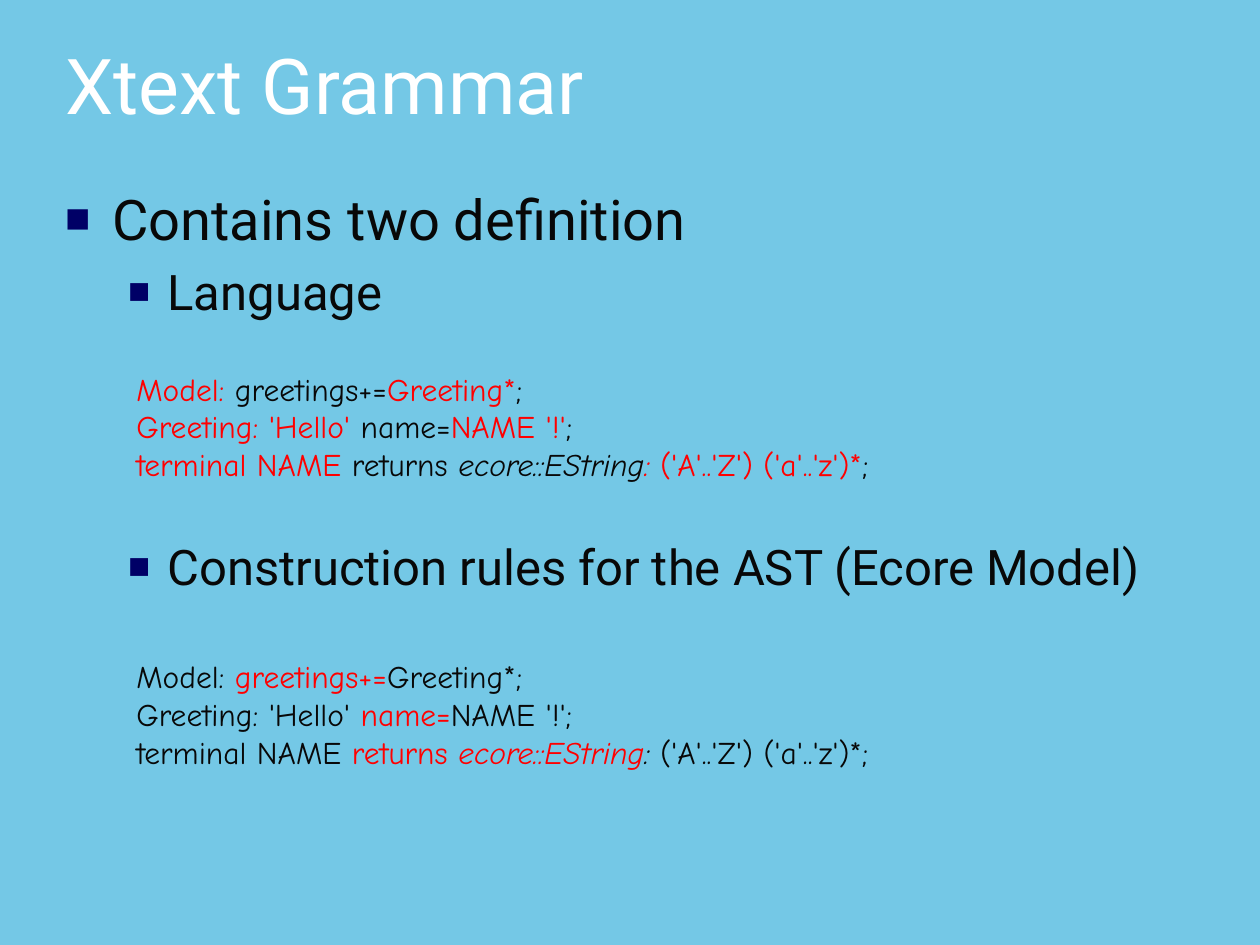
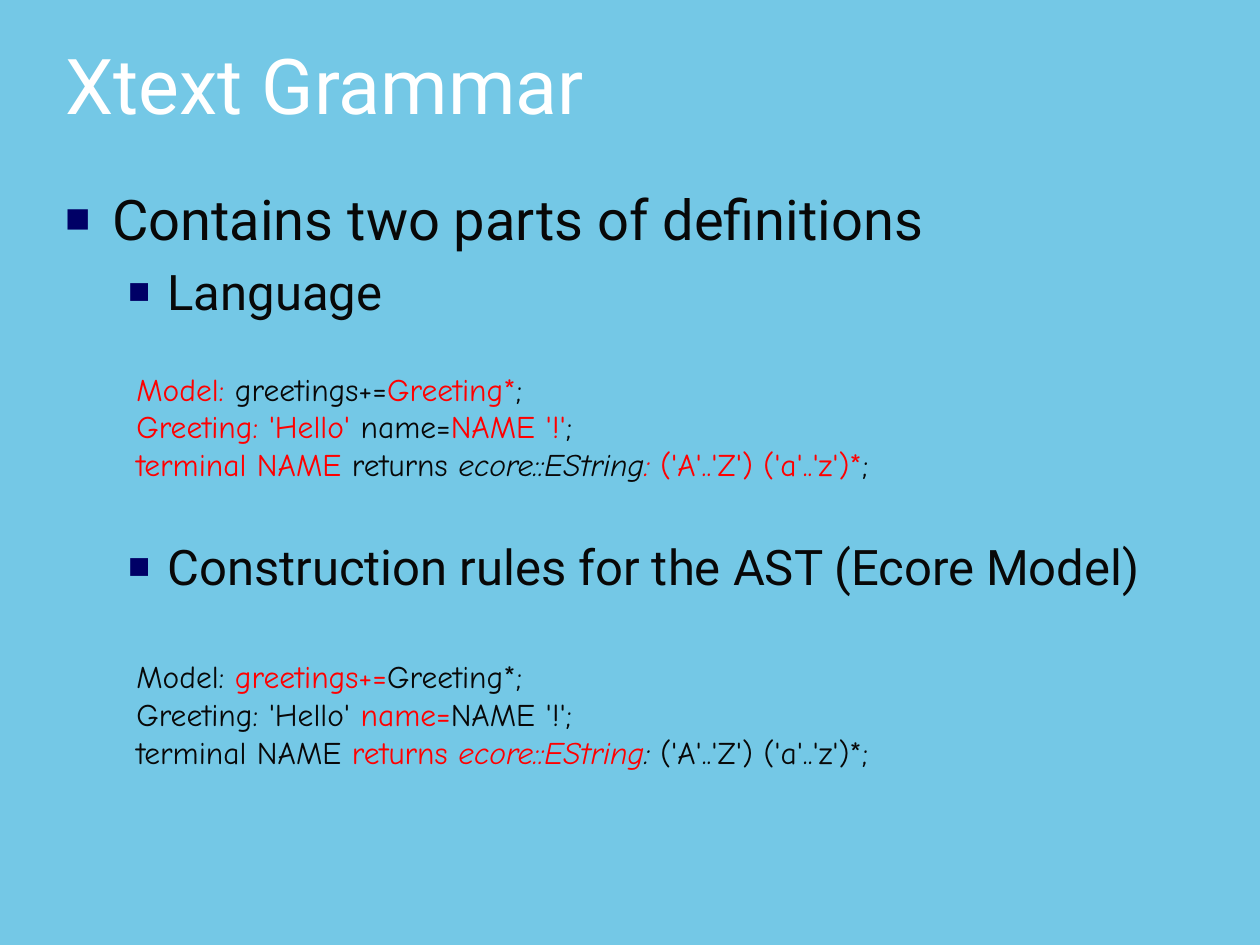
Before and after one commit to thomasfischl/xtext-workshop, a slide deck: slide 15 of xText Workshop.pptx (slide 13 before the commit). Drawn at 1260x945 pixels with LibreOffice and Linux fonts; fonts in the diff are those of the drawing; background and template pictures are left out. Boxes give left, top, right and bottom in pixels: in the first picture for what was removed or moved away, otherwise in the second. Text is boxed around its words. In the diff, an @@ line names an element or a change of style, - is before the commit and + after.

```diff
--- a/xText Workshop.pptx
+++ b/xText Workshop.pptx
@@ text at bbox=[112, 197, 924, 252]: text changed @@
-■ Contains two definition
+■ Contains two parts of definitions
```
Also in this commit, not shown: 8 other slides changed, 14 slides added.
